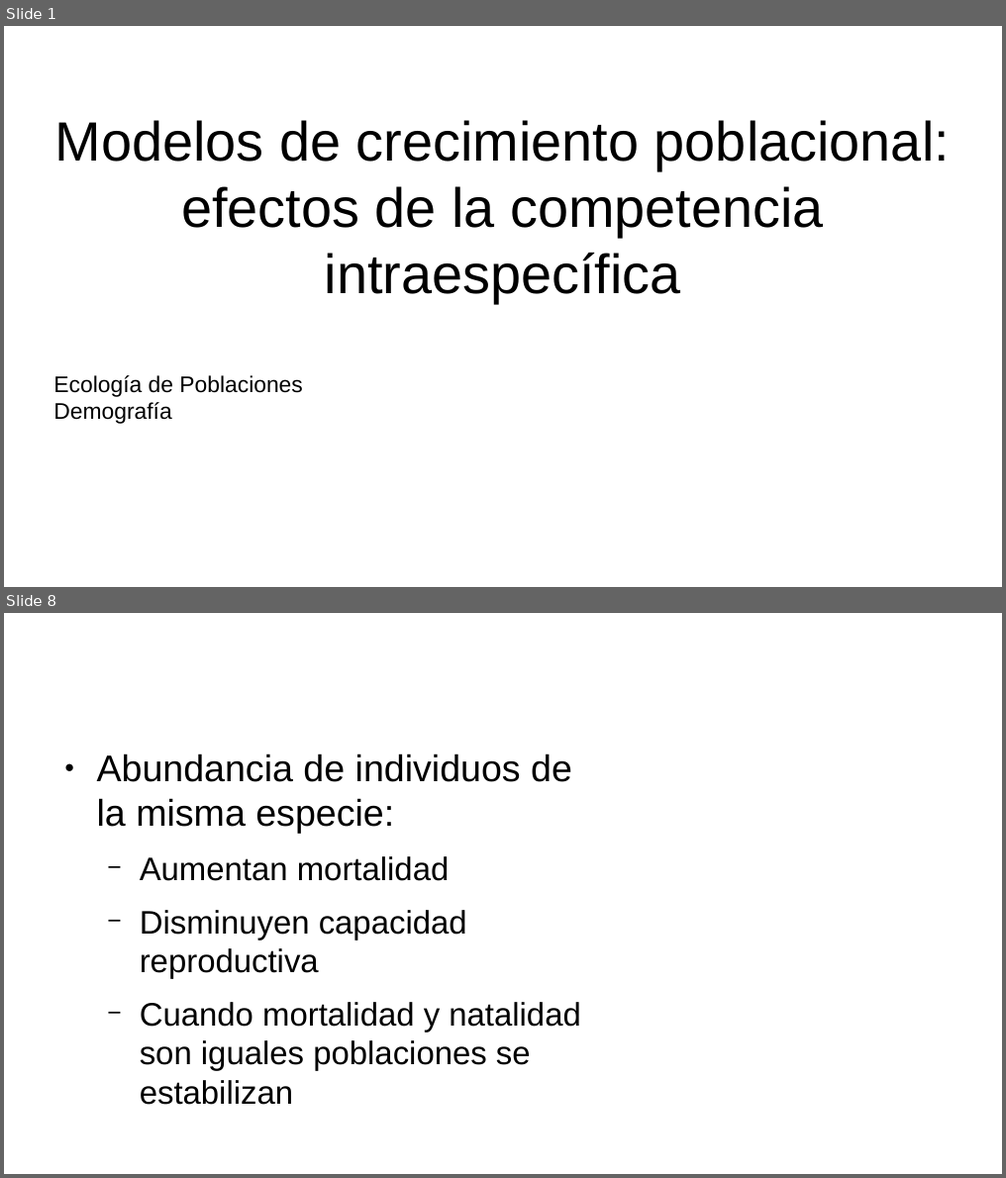
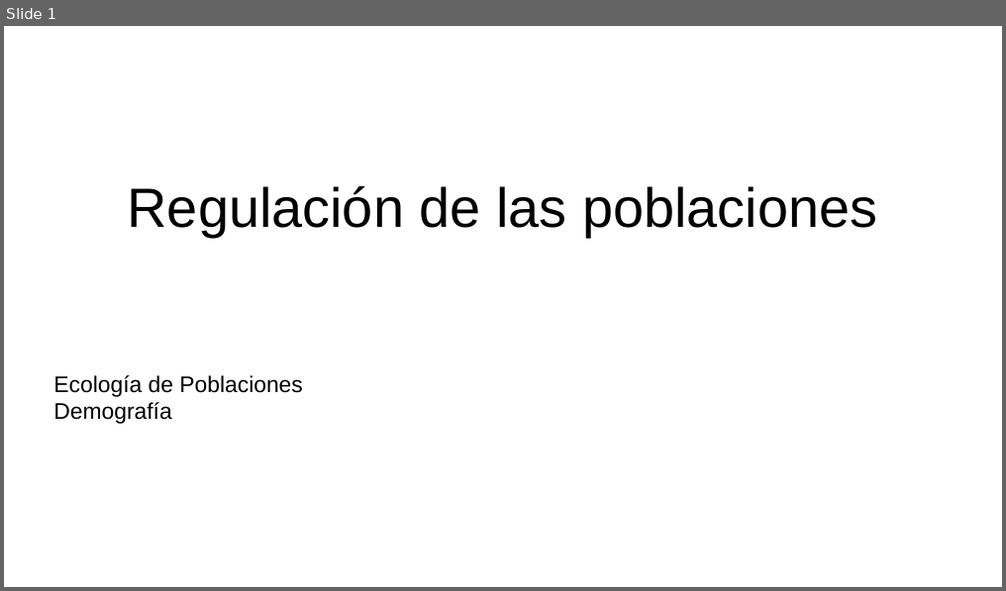
Before and after one commit to gerardommc/Ecologia-poblaciones, a slide deck: Unidad-2/Regulacion-poblaciones.odp. Shown one above the other, each under a label of ours: slides 1 and 8 before the commit, slide 1 after it; the slides between them are not shown. The pictures are 1006x1178 and 1006x591 pixels, drawn with LibreOffice and Linux fonts; fonts in the diff are those of the drawing. Boxes give left, top, right and bottom in pixels: in the first picture for what was removed or moved away, otherwise in the second. Text is boxed around its words. In the diff, an @@ line names an element or a change of style, - is before the commit and + after.

```diff
--- a/Unidad-2/Regulacion-poblaciones.odp
+++ b/Unidad-2/Regulacion-poblaciones.odp
@@ slide 8 removed at bbox=[4, 613, 1002, 1174], background #FFFFFF @@
@@ text removed at bbox=[97, 754, 580, 1071] @@
-● Abundancia de individuos de la misma especie:
-  − Aumentan mortalidad
-  − Disminuyen capacidad reproductiva
-  − Cuando mortalidad y natalidad son iguales poblaciones se estabilizan
@@ slide 1 changed as well @@
@@ title at bbox=[128, 186, 877, 237]: text changed @@
-Modelos de crecimiento poblacional: efectos de la competencia intraespecífica
+Regulación de las poblaciones
```
Also in this commit, not shown: 3 slides added, 14 other slides removed, 3 other files.
